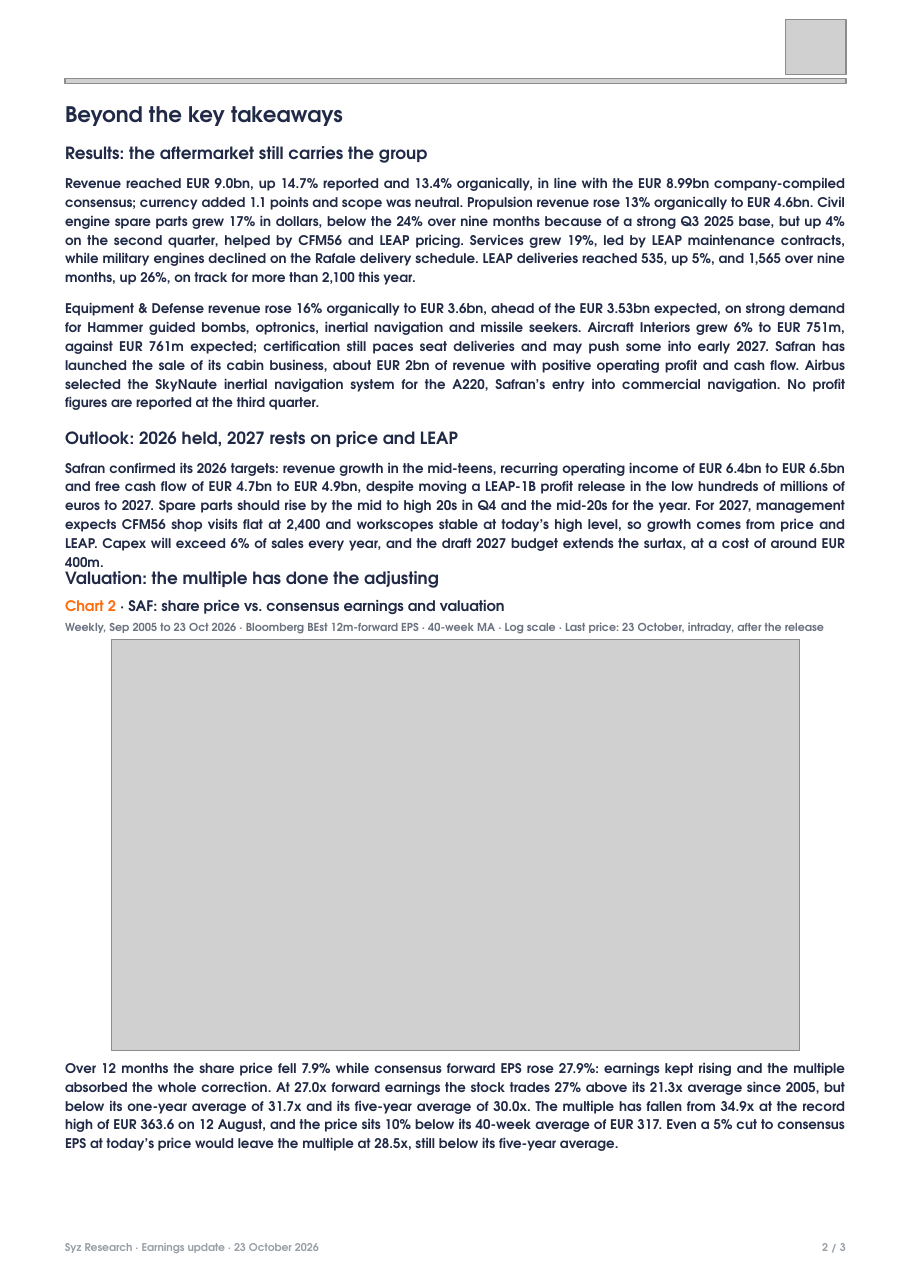
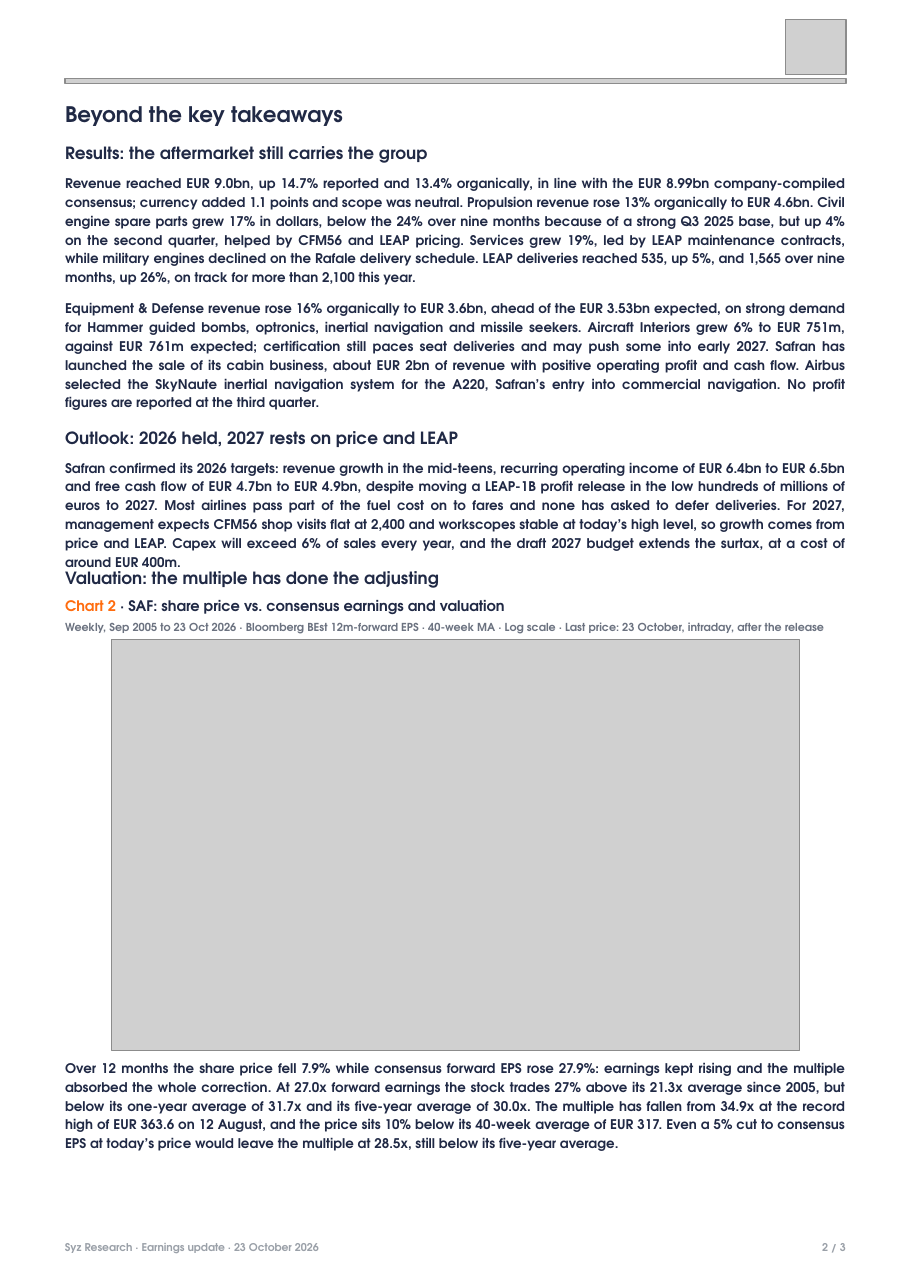
Before and after one commit to jb-db05/syz-earnings, a slide deck: slide 2 of reports/SAF_Q3_2026/Earnings_Update_SAF_Q32026.pptx. Drawn at 911x1288 pixels with LibreOffice and Linux fonts; fonts in the diff are those of the drawing; grey boxes stand for pictures. Boxes give left, top, right and bottom in pixels: in the first picture for what was removed or moved away, otherwise in the second. Text is boxed around its words. In the diff, an @@ line names an element or a change of style, - is before the commit and + after.

```diff
--- a/reports/SAF_Q3_2026/Earnings_Update_SAF_Q32026.pptx
+++ b/reports/SAF_Q3_2026/Earnings_Update_SAF_Q32026.pptx
@@ text at [65,462,845,551]: text changed @@
-Safran confirmed its 2026 targets: revenue growth in the mid-teens, recurring operating income of EUR 6.4bn to EUR 6.5bn and free cash flow of EUR 4.7bn to EUR 4.9bn, despite moving a LEAP-1B profit release in the low hundreds of millions of euros to 2027. Spare parts should rise by the mid to high 20s in Q4 and the mid-20s for the year. For 2027, management expects CFM56 shop visits flat at 2,400 and workscopes stable at today’s high level, so growth comes from price and LEAP. Capex will exceed 6% of sales every year, and the draft 2027 budget extends the surtax, at a cost of around EUR 400m.
+Safran confirmed its 2026 targets: revenue growth in the mid-teens, recurring operating income of EUR 6.4bn to EUR 6.5bn and free cash flow of EUR 4.7bn to EUR 4.9bn, despite moving a LEAP-1B profit release in the low hundreds of millions of euros to 2027. Most airlines pass part of the fuel cost on to fares and none has asked to defer deliveries. For 2027, management expects CFM56 shop visits flat at 2,400 and workscopes stable at today’s high level, so growth comes from price and LEAP. Capex will exceed 6% of sales every year, and the draft 2027 budget extends the surtax, at a cost of around EUR 400m.
```
Also in this commit, not shown: 1 other slide changed, 3 other files.
